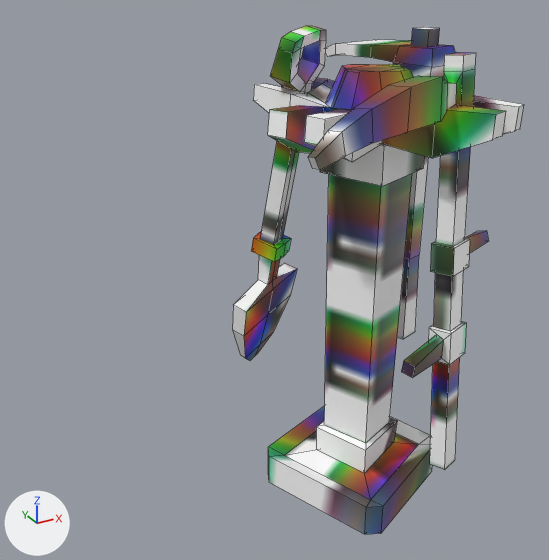
Two versions of the FBX model SourceAssets/Props/SettlementProps/FarmProps/C_FarmToolRack.fbx, one commit apart.
Camera for both pictures: a camera (50 mm lens) standing at (-0.691, -1.278, 1.106) and looking at (-0.001, -0.024, 0.48). The axes (+X, +Y, +Z) are drawn at lower left. The lights are the same throughout. The older version comes first. Mesh edges are drawn as thin lines. Where no turn or scale is listed for an object, it has been applied to the vertices. Vertices at exactly the same position are counted once.

Script lines for the objects in view, before the commit:
```python
me_plane_005 = bpy.data.meshes.new('Plane.005')
me_plane_005.from_pydata(...)  # 396 vertices, 394 faces; spans x -0.165..0.406, y -0.426..0.246, z 0.0..0.965
# faces by material slot: [147, 247]
me_plane_005.materials.append(mat_wood)  # picture img_colorpalette_png
me_plane_005.materials.append(mat_metal)  # picture img_colorpalette_png
ob_c_toolrack = bpy.data.objects.new('C_ToolRack', me_plane_005)
ob_c_toolrack.location = (0.0, 0.0, 0.0)
```
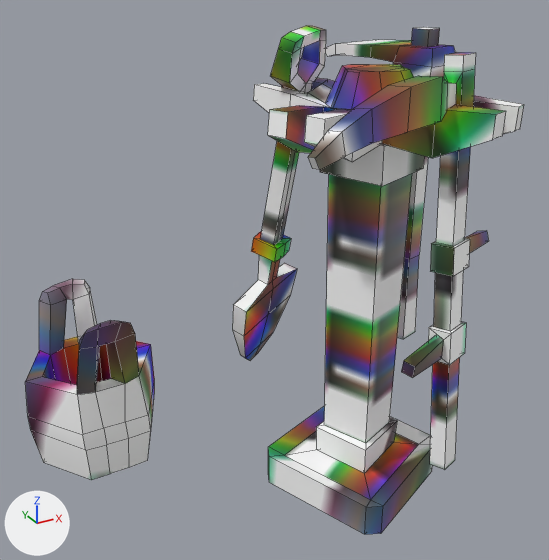
What the commit changed:
me_plane_005 is used by ob_c_toolrack; location (0.0, 0.0, 0.0).
me_plane_005 had 396 vertices, 394 faces and spanned x -0.165..0.406, y -0.426..0.246, z 0.0..0.965.
me_plane_005 now has 492 vertices, 492 faces and spans x -0.478..0.406, y -0.426..0.419, z 0.0..0.965.
me_plane_005 part 1: a new loose piece of 96 vertices spanning x -0.478..-0.167, y 0.13..0.419, z 0.0..0.378.

Pixel boxes [x1, y1, x2, y2] of what changed, in the pictures (549 x 560 px):
'C_ToolRack', reshaped (71% wider): before [232, 26, 524, 534]; after [25, 26, 524, 534]
part 1 of me_plane_005, added: after [25, 279, 154, 480]
